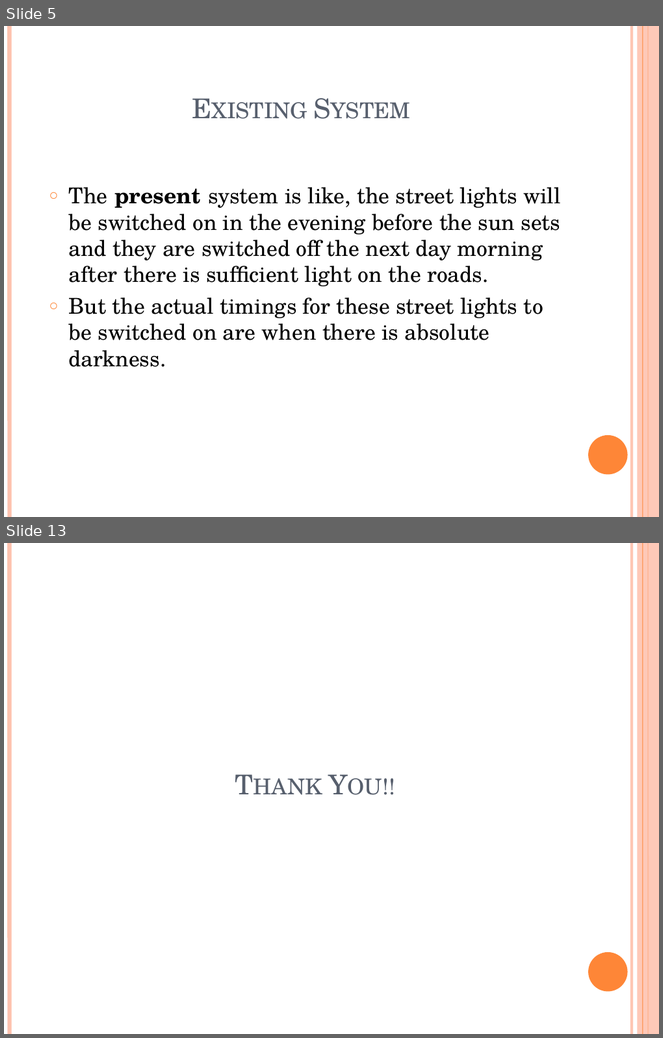
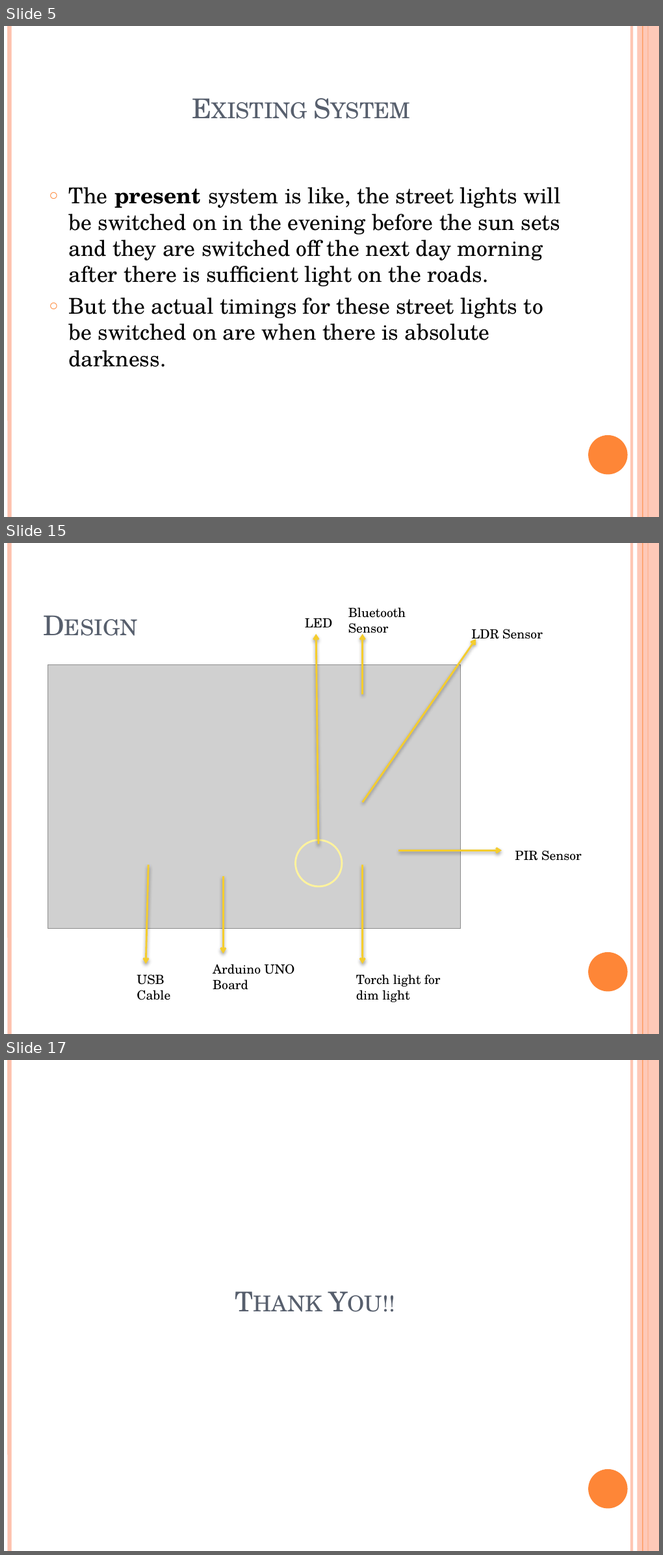
Before and after one commit to Devananda27200/MAIN_PROJECT_52, a slide deck: Street Lighting System with Intensity Control.pptm. Shown one above the other, each under a label of ours: slides 5 and 13 before the commit, slides 5, 15 and 17 after it; the slides between them are not shown. The pictures are 663x1038 and 663x1555 pixels, drawn with LibreOffice and Linux fonts; fonts in the diff are those of the drawing; grey boxes stand for pictures. Boxes give left, top, right and bottom in pixels: in the first picture for what was removed or moved away, otherwise in the second. Text is boxed around its words. In the diff, an @@ line names an element or a change of style, - is before the commit and + after.

```diff
--- a/Street Lighting System with Intensity Control.pptm
+++ b/Street Lighting System with Intensity Control.pptm
@@ slide 15 added at (4, 543, 659, 1034), background #FFFFFF; not listed: 6 template elements that a slide beside it also shows @@
@@ title added at (36, 563, 572, 644), 30 pt, text #575F6D, small capitals @@
+Design
@@ text added at (305, 618, 332, 627), 14 pt, text #000000 @@
+LED
@@ text added at (348, 607, 406, 637), 14 pt, text #000000 @@
+Bluetooth
+Sensor
@@ arrow added from (319, 845) to (316, 634), #F5CD2D 2 pt @@
@@ arrow added from (362, 694) to (362, 634), #F5CD2D 2 pt @@
@@ arrow added from (362, 802) to (476, 639), #F5CD2D 2 pt @@
@@ text added at (471, 629, 543, 644), 14 pt, text #000000 @@
+LDR Sensor
@@ picture added at (48, 665, 461, 928) @@
@@ ellipse added at (296, 841, 342, 887), outline #FFF39D 2 pt @@
@@ arrow added from (399, 851) to (502, 851), #F5CD2D 2 pt @@
@@ text added at (515, 850, 582, 861), 14 pt, text #000000 @@
+PIR Sensor
@@ arrow added from (148, 865) to (146, 964), #F5CD2D 2 pt @@
@@ arrow added from (362, 865) to (362, 964), #F5CD2D 2 pt @@
@@ arrow added from (224, 876) to (224, 954), #F5CD2D 2 pt @@
@@ text added at (213, 964, 295, 990), 14 pt, text #000000 @@
+Arduino UNO
+Board
@@ text added at (137, 975, 170, 1001), 14 pt, text #000000 @@
+USB
+Cable
@@ text added at (356, 975, 441, 1003), 14 pt, text #000000 @@
+Torch light for
+dim light
@@ what was slide 13 is now slide 17 @@
```
Also in this commit, not shown: 4 slides changed, 7 other slides added, 4 slides removed.
